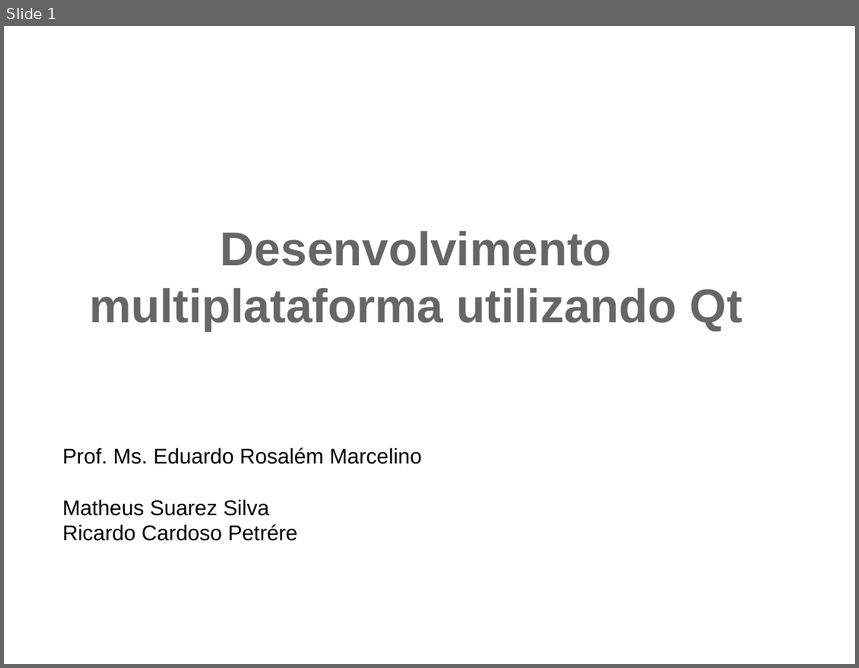
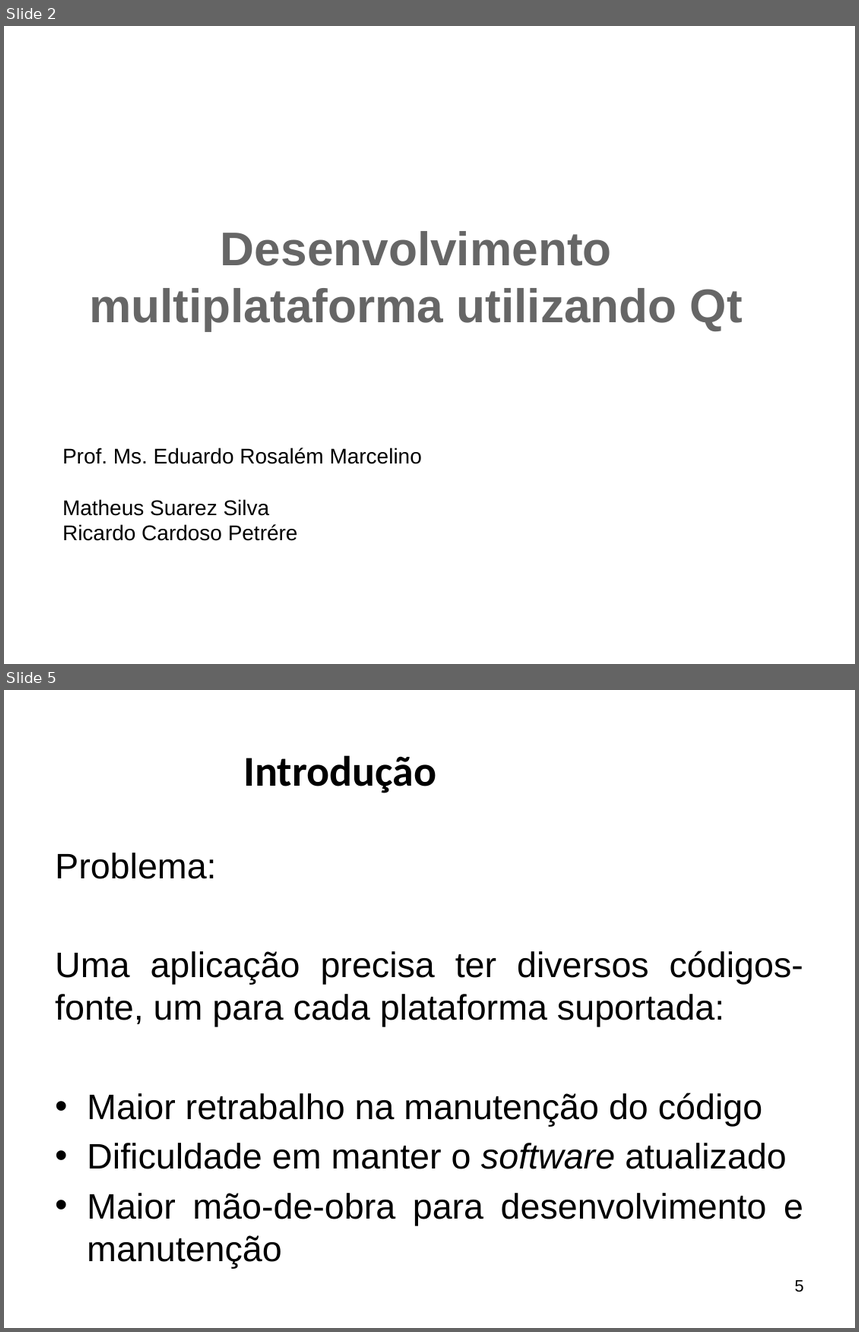
Before and after one commit to ricardopetrere/TCC_FTT, a slide deck: documentos/Apresentação Banca.pptx. Shown one above the other, each under a label of ours: slide 1 before the commit, slides 2 and 5 after it; the slides between them are not shown. The pictures are 859x668 and 859x1332 pixels, drawn with LibreOffice and Linux fonts; fonts in the diff are those of the drawing; background and template pictures are left out. Boxes give left, top, right and bottom in pixels: in the first picture for what was removed or moved away, otherwise in the second. Text is boxed around its words. In the diff, an @@ line names an element or a change of style, - is before the commit and + after.

```diff
--- a/documentos/Apresentação Banca.pptx
+++ b/documentos/Apresentação Banca.pptx
@@ slide 5 added at (4, 690, 855, 1328), background picture (left out) @@
@@ title added at (243, 755, 436, 793), 36 pt, text #000000, bold @@
+Introdução
@@ text added at (55, 853, 804, 1268), 30 pt, text #000000 @@
+Problema:
+Uma aplicação precisa ter diversos códigos-fonte, um para cada plataforma suportada:
+• Maior retrabalho na manutenção do código
+• Dificuldade em manter o software atualizado
+• Maior mão-de-obra para desenvolvimento e manutenção
@@ page number added at (795, 1281, 804, 1293), 14 pt, text #000000 @@
+5
@@ what was slide 1 is now slide 2 @@
```
Also in this commit, not shown: 7 slides changed, 9 other slides added, 23 slides removed.
